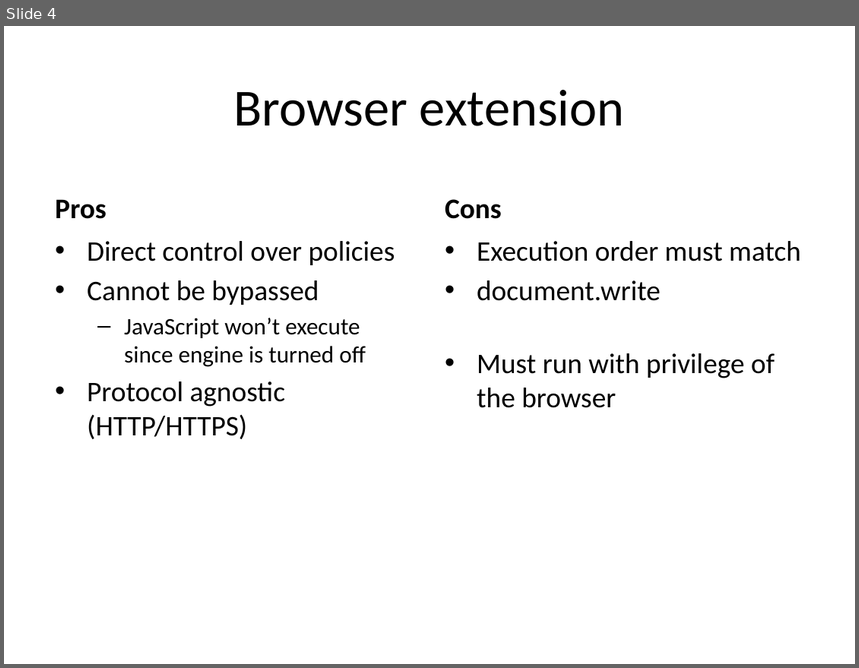
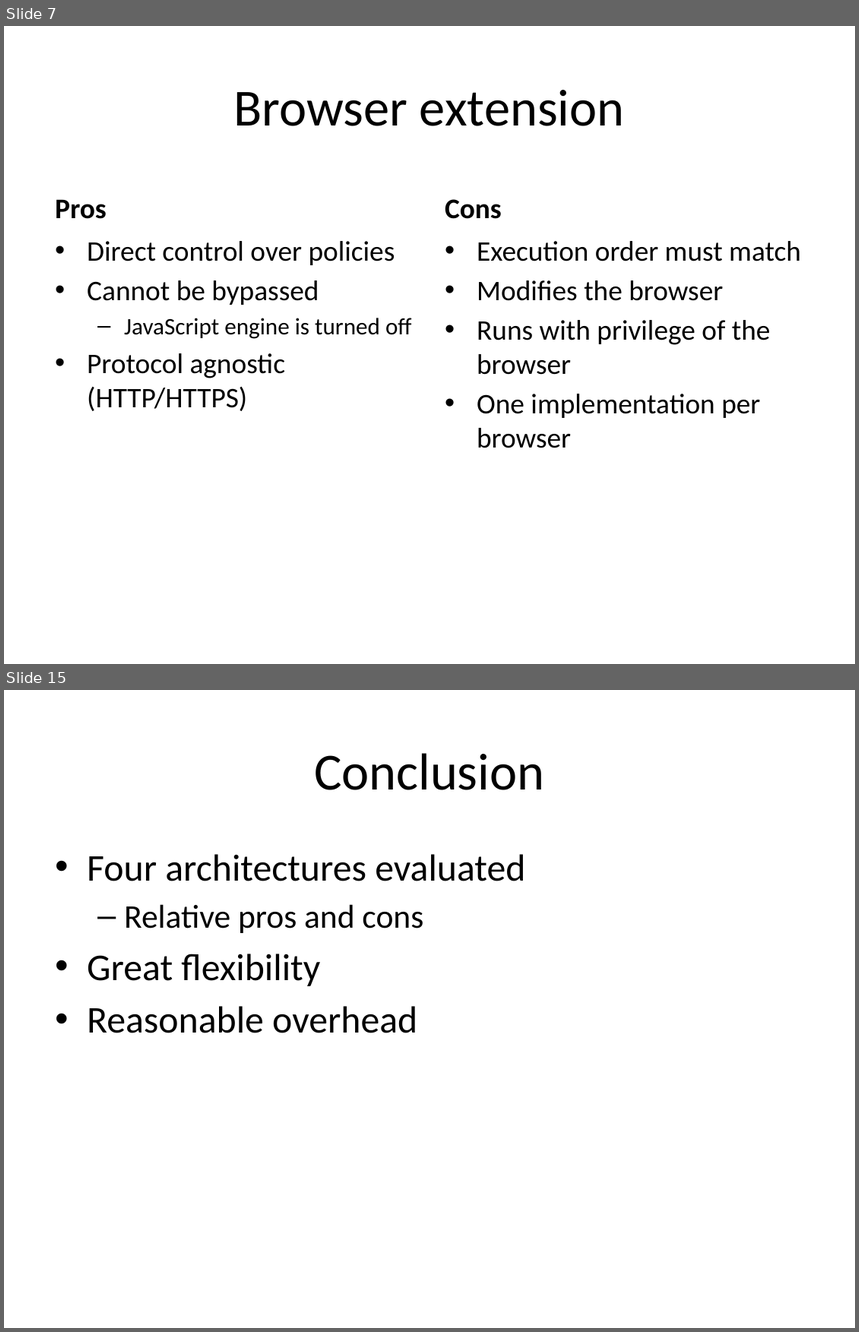
Before and after one commit to internot/monitor-distribution, a slide deck: presentation/Monitor.distribution-WebSand.2013-04-25.pptx. Shown one above the other, each under a label of ours: slide 4 before the commit, slides 7 and 15 after it; the slides between them are not shown. The pictures are 859x668 and 859x1332 pixels, drawn with LibreOffice and Linux fonts; fonts in the diff are those of the drawing. Boxes give left, top, right and bottom in pixels: in the first picture for what was removed or moved away, otherwise in the second. Text is boxed around its words. In the diff, an @@ line names an element or a change of style, - is before the commit and + after.

```diff
--- a/presentation/Monitor.distribution-WebSand.2013-04-25.pptx
+++ b/presentation/Monitor.distribution-WebSand.2013-04-25.pptx
@@ slide 15 added at (4, 690, 855, 1328), background #FFFFFF @@
@@ title added at (314, 753, 544, 790), 44 pt, text #000000 @@
+Conclusion
@@ text added at (87, 854, 525, 1034), 32 pt, text #000000 @@
+• Four architectures evaluated
+  – Relative pros and cons
+• Great flexibility
+• Reasonable overhead
@@ what was slide 4 is now slide 7 @@
@@ slide 7 changed as well @@
@@ text at (477, 281, 771, 449): text changed @@
-• document.write
-• Must run with privilege of the browser
+• Modifies the browser
+• Runs with privilege of the browser
+• One implementation per browser
@@ text at (124, 318, 412, 339): text changed @@
-  – JavaScript won’t execute since engine is turned off
+  – JavaScript engine is turned off
```
Also in this commit, not shown: 7 other slides changed, 6 other slides added, 2 slides removed, 1 other file.
